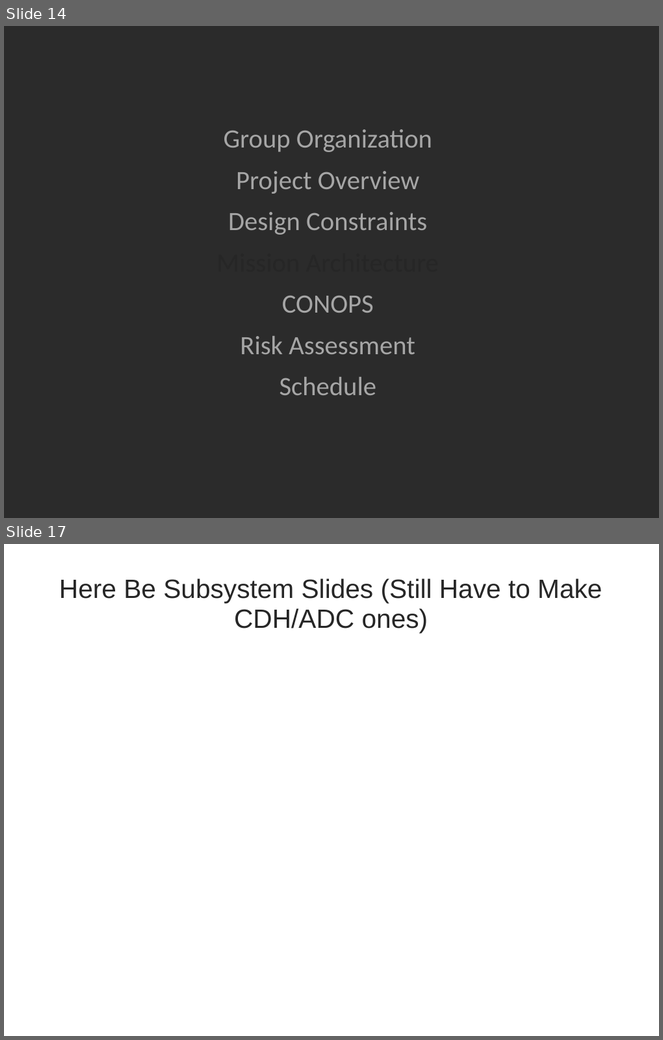
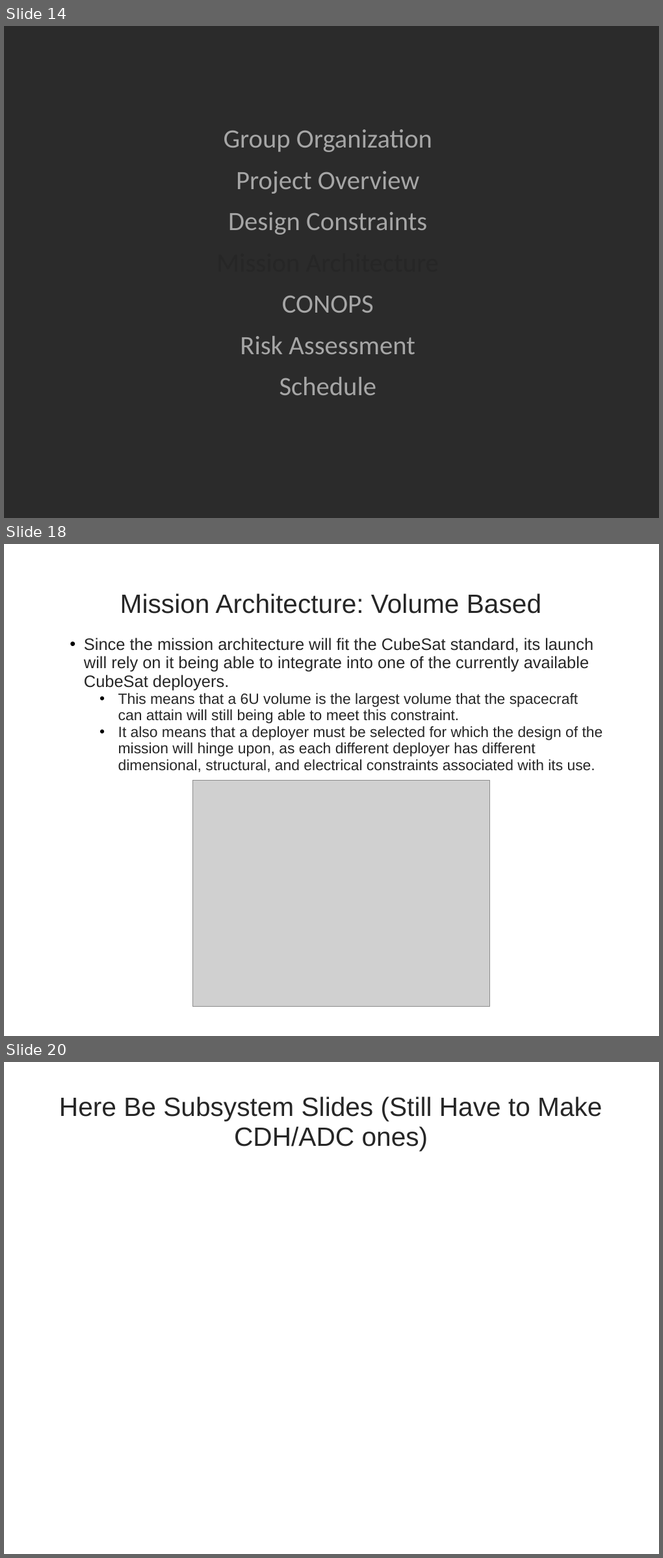
Before and after one commit to RascalSeniorDesign/Preliminary-Design, a slide deck: CMQA/Presentations/First Semester Presentation.pptx. Shown one above the other, each under a label of ours: slides 14 and 17 before the commit, slides 14, 18 and 20 after it; the slides between them are not shown. The pictures are 663x1040 and 663x1558 pixels, drawn with LibreOffice and Linux fonts; fonts in the diff are those of the drawing; grey boxes stand for pictures; background and template pictures are left out; a plain dark background stands for a picture behind light text. Boxes give left, top, right and bottom in pixels: in the first picture for what was removed or moved away, otherwise in the second. Text is boxed around its words. In the diff, an @@ line names an element or a change of style, - is before the commit and + after.

Commit message:
Added mission architecture slides

```diff
--- a/CMQA/Presentations/First Semester Presentation.pptx
+++ b/CMQA/Presentations/First Semester Presentation.pptx
@@ slide 18 added at [4, 544, 659, 1036], background picture (left out) @@
@@ title added at [120, 593, 542, 614], 32 pt, text #262626 @@
+Mission Architecture: Volume Based
@@ text added at [84, 638, 603, 772], 18 pt, text #262626 @@
+• Since the mission architecture will fit the CubeSat standard, its launch will rely on it being able to integrate into one of the currently available CubeSat deployers.
+  • This means that a 6U volume is the largest volume that the spacecraft can attain will still being able to meet this constraint.
+  • It also means that a deployer must be selected for which the design of the mission will hinge upon, as each different deployer has different dimensional, structural, and electrical constraints associated with its use.
@@ picture added at [193, 780, 490, 1006] @@
@@ page number added at [624, 1018, 648, 1036], 14 pt, text #FFFFFF @@
+18
@@ what was slide 17 is now slide 20 @@
```
Also in this commit, not shown: 1 slide changed, 3 other slides added, 1 slide removed.
